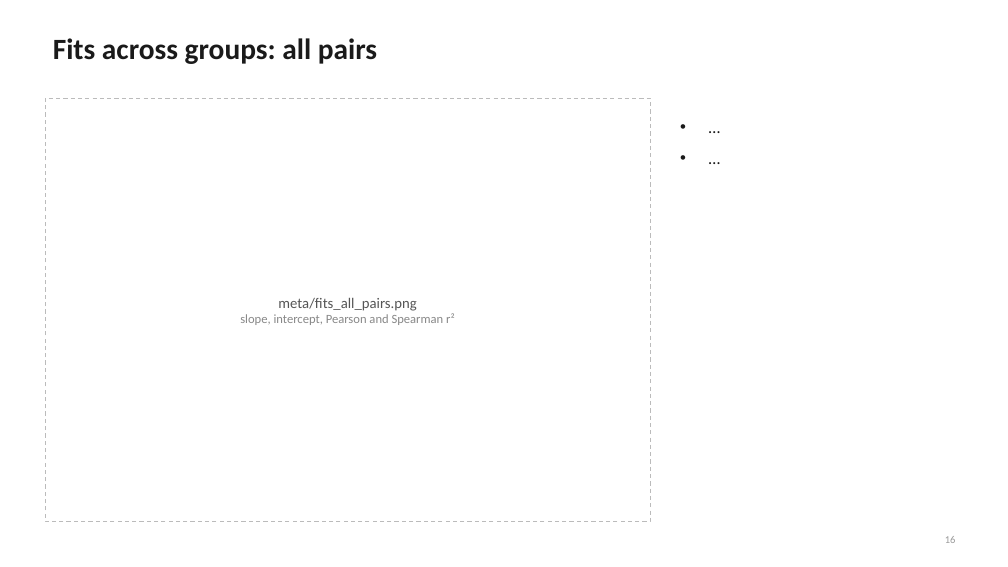
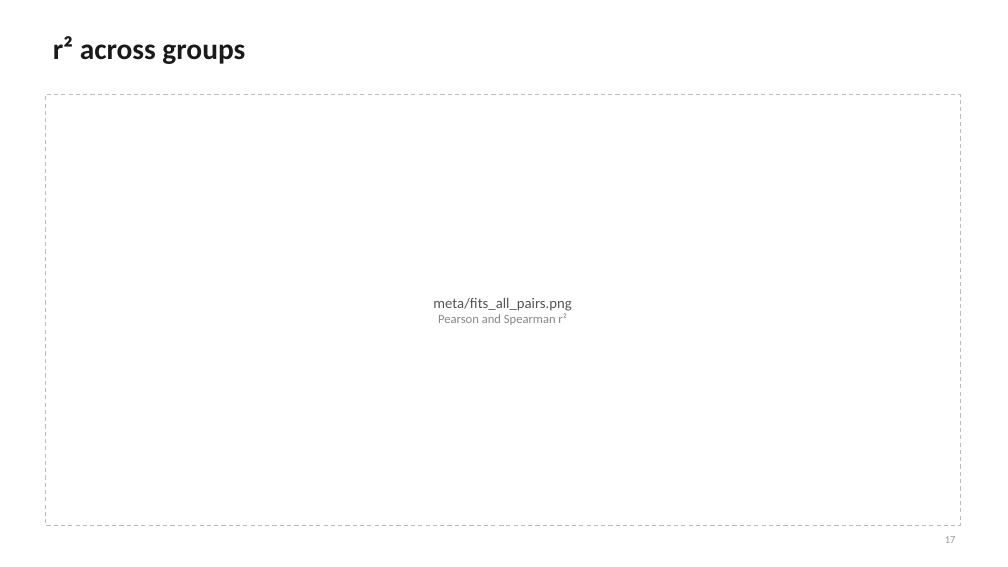
Before and after one commit to mkiravn/aou-covariance, a slide deck: slide 17 of slides/relatedness_condensed.pptx (slide 16 before the commit). Drawn at 1008x567 pixels with LibreOffice and Linux fonts; fonts in the diff are those of the drawing. Boxes give left, top, right and bottom in pixels: in the first picture for what was removed or moved away, otherwise in the second. Text is boxed around its words. In the diff, an @@ line names an element or a change of style, - is before the commit and + after.

```diff
--- a/slides/relatedness_condensed.pptx
+++ b/slides/relatedness_condensed.pptx
@@ title at box(53, 36, 245, 64): text changed @@
-Fits across groups: all pairs
+r² across groups
@@ rectangle: place and size @@
-rectangle at box(45, 98, 650, 522)
+rectangle at box(45, 95, 960, 526)
@@ text removed at box(673, 113, 960, 492) @@
-• …
-• …
@@ text at box(438, 313, 567, 325): text changed @@
-slope, intercept, Pearson and Spearman r²
+Pearson and Spearman r²
@@ page number at box(945, 536, 956, 543): text changed @@
-16
+17
```
Also in this commit, not shown: 3 other slides changed, 1 slide added, 1 other file.
